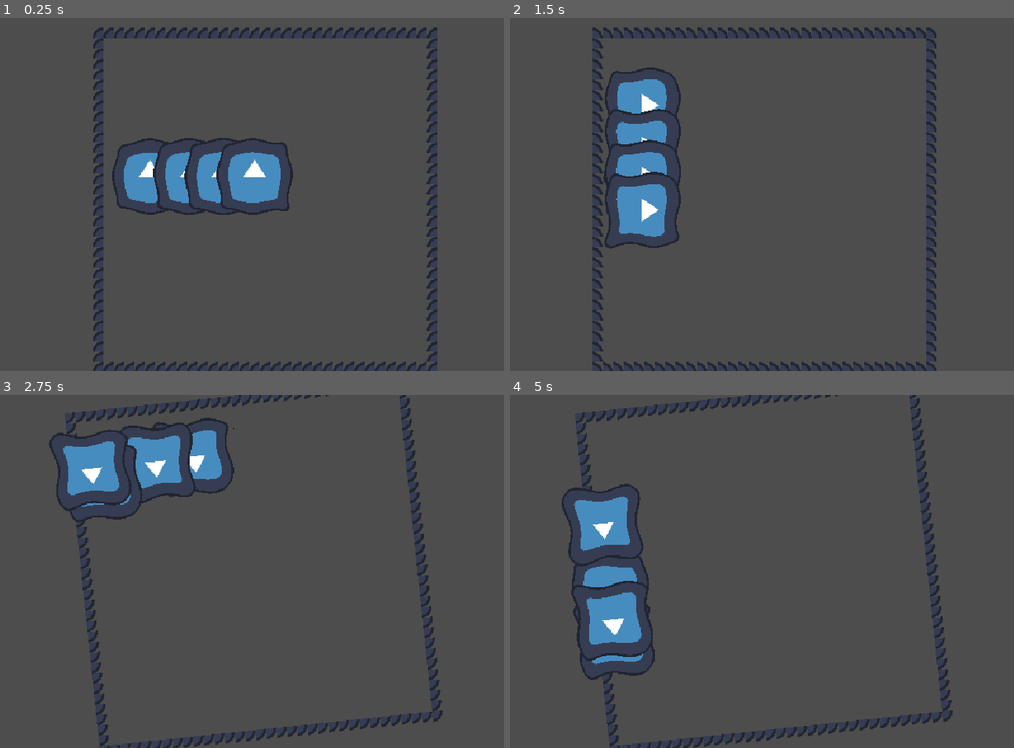
Above: before the commit, frames 1-4 (two rows, left to right).
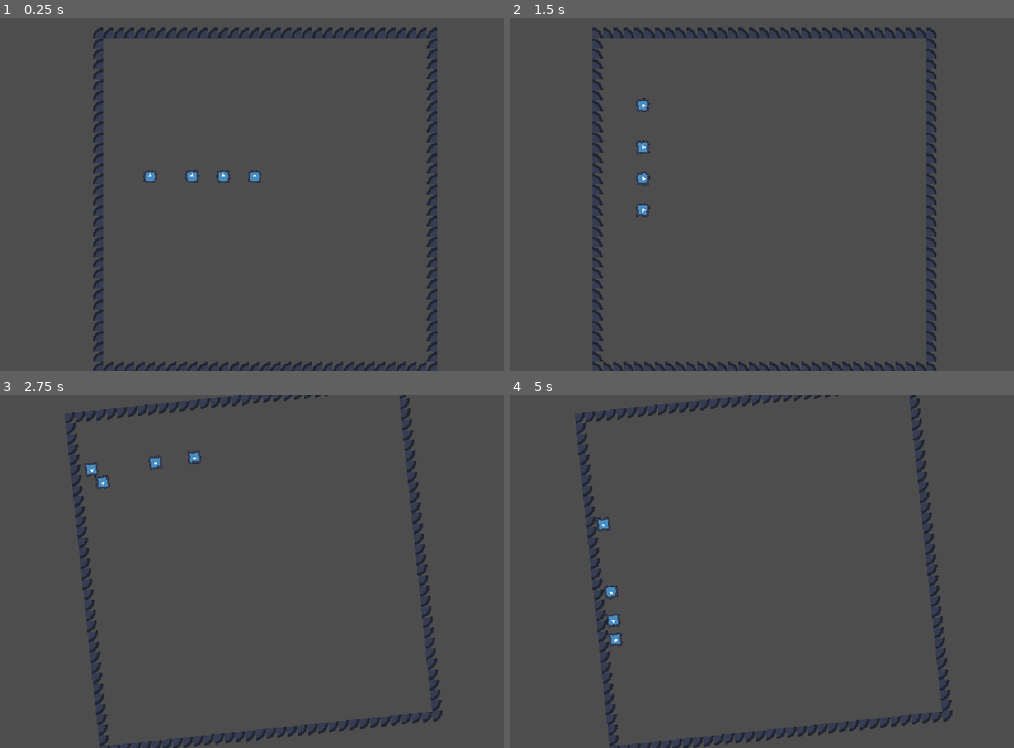
Above: after the commit, the same moments.

Repository: DIceEvYo/GnomewardsLair
Game: Godot game, scene res://scenes/game.tscn
The game is run twice, just before and just after one commit, with the same random seed, the same clock (stepped at 60 frames per second) and the same inputs. The engine's default icon, where the game draws it, is replaced by a stand-in: a white triangle on a blue panel in a dark square.
Inputs (mouse positions are in pixels of both pictures, inside the frame that each line leads up to):
- Up to frame 1 (0.25 s): no input
- Up to frame 2 (1.5 s): move the mouse to (908, 176) at 0.52 s; hold D (rotate_right) from 0.53 s (still down); click (908, 176) at 0.67 s; move the mouse to (646, 212) at 1.27 s
- Up to frame 3 (2.75 s): move the mouse to (322, 493) at 2.02 s; release D (rotate_right) at 2.03 s; hold A (rotate_left) from 2.03 s (still down)
- Up to frame 4 (5 s): move the mouse to (736, 642) at 2.77 s; release A (rotate_left) at 2.78 s; hold D (rotate_right) 2.78-4.28 s; click (736, 642) at 2.92 s; move the mouse to (958, 624) at 3.52 s; move the mouse to (580, 518) at 4.27 s; hold A (rotate_left) from 4.28 s (still down)

The runs differ from the first frame. In frame 1, 4.1% of the frame differs, in the area x 22-59%, y 34-56%; in frame 2, 4.1%; in frame 3, 4.2%; in frame 4, 4.3%, in the area x 10-29%, y 25-81%.

Commit message:
FIX I forgot to change the scale of the sprite after testing

Diff:
--- a/scenes/player_slime.tscn
+++ b/scenes/player_slime.tscn
@@ -20,4 +20,5 @@
 
 [node name="Sprite2D" type="Sprite2D" parent="."]
 material = SubResource("ShaderMaterial_y7wq0")
+scale = Vector2(0.18, 0.18)
 texture = ExtResource("1_j6t72")
